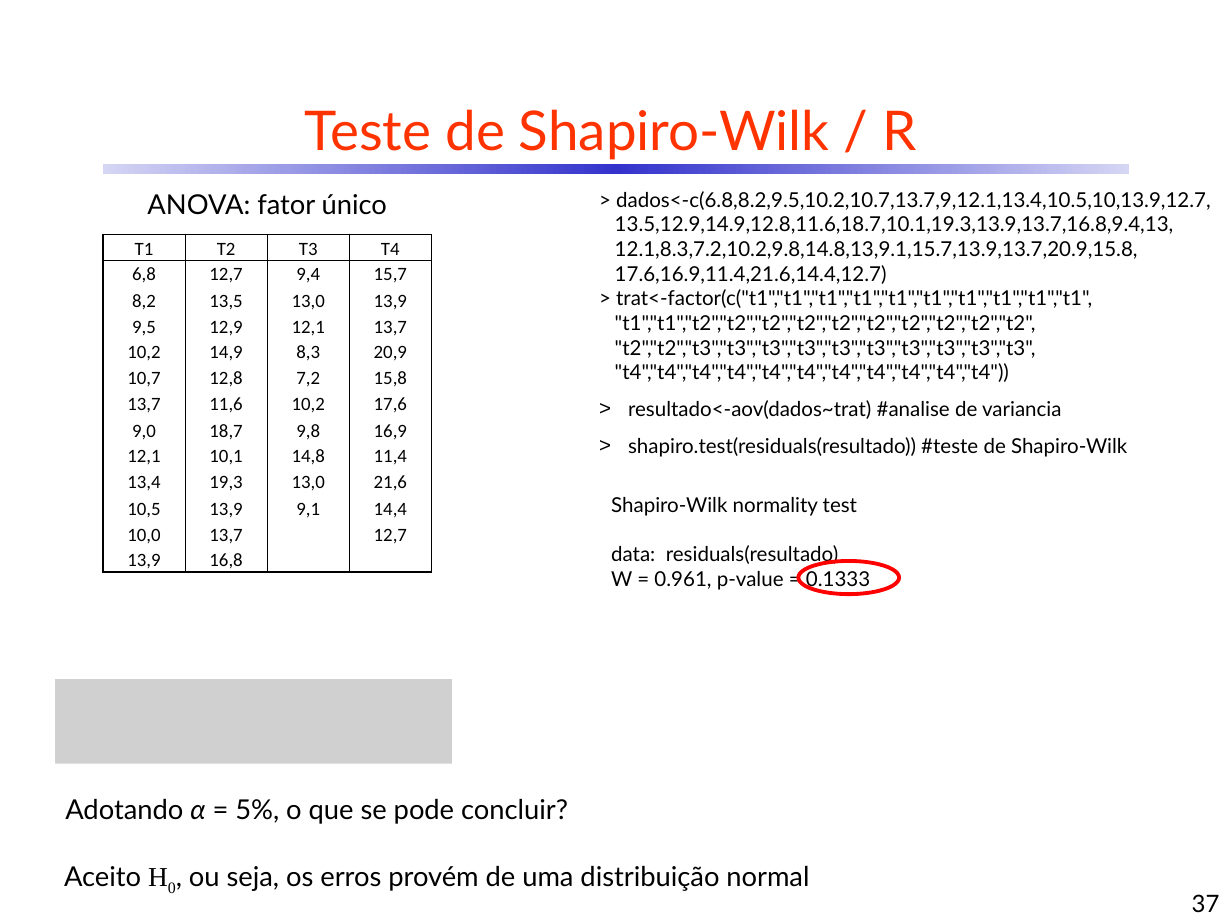
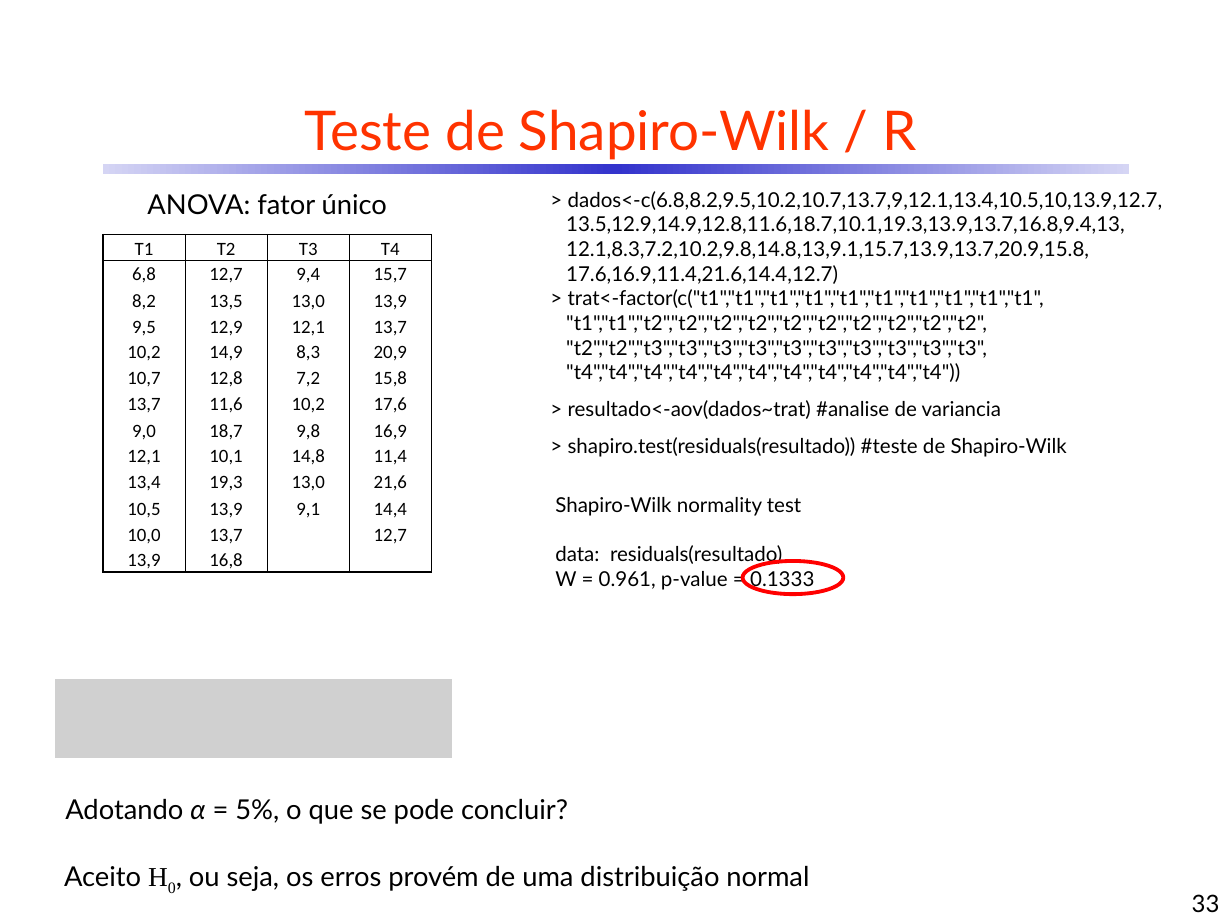
Before and after one commit to CDRenno/Estatistica, a slide deck: slide 33 of ppt/09ANOVA.pptx (slide 37 before the commit). Drawn at 1232x924 pixels with LibreOffice and Linux fonts; fonts in the diff are those of the drawing; grey boxes stand for pictures. Boxes give left, top, right and bottom in pixels: in the first picture for what was removed or moved away, otherwise in the second. Text is boxed around its words. In the diff, an @@ line names an element or a change of style, - is before the commit and + after.

```diff
--- a/ppt/09ANOVA.pptx
+++ b/ppt/09ANOVA.pptx
@@ text "> dados<-c(6.8,8.2,9.5,10.2,10.7,13.7,9,12.1,13.4,10.5,10,13 ...": place and size @@
-text "> dados<-c(6.8,8.2,9.5,10.2,10.7,13.7,9,12.1,13.4,10.5,10,13 ..." at [615,191,1211,457]
+text "> dados<-c(6.8,8.2,9.5,10.2,10.7,13.7,9,12.1,13.4,10.5,10,13 ..." at [566,191,1163,457]
@@ text at [568,400,1067,457]: text changed @@
-> resultado<-aov(dados~trat) #analise de variancia
-> shapiro.test(residuals(resultado)) #teste de Shapiro-Wilk
+> resultado<-aov(dados~trat) #analise de variancia
+> shapiro.test(residuals(resultado)) #teste de Shapiro-Wilk
@@ text "Shapiro-Wilk normality test": place and size @@
-text "Shapiro-Wilk normality test" at [611,497,870,591]
+text "Shapiro-Wilk normality test" at [555,497,814,591]
@@ ellipse: place and size @@
-ellipse at [798,561,899,594]
+ellipse at [743,561,844,594]
@@ picture: place and size @@
-picture at [55,679,452,764]
+picture at [55,679,452,758]
@@ page number at [1192,894,1220,913]: text changed @@
-37
+33
```
Also in this commit, not shown: 14 other slides changed, 4 slides removed, 6 other files.
